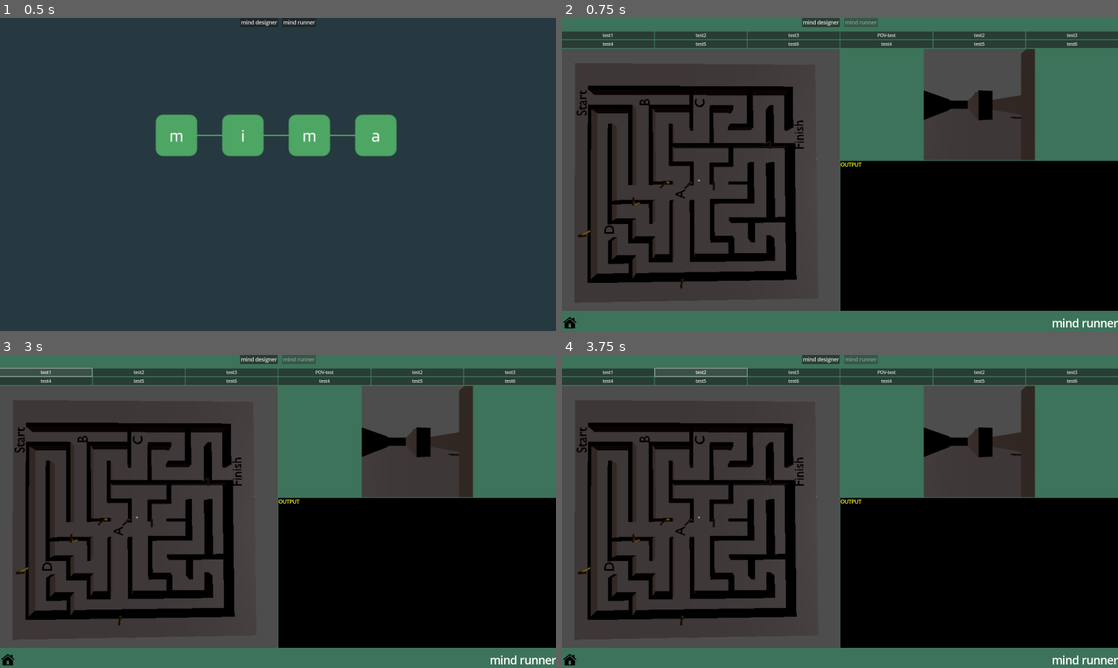
Above: before the commit, frames 1-4 (two rows, left to right).
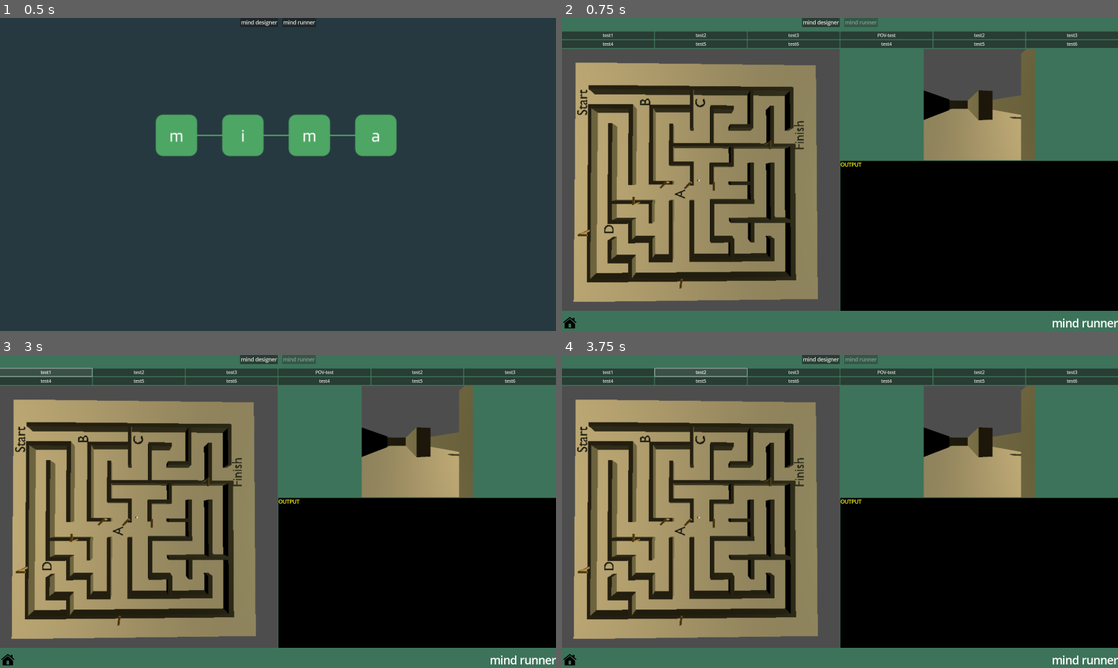
Above: after the commit, the same moments.

Repository: mimavox/mimaclient
Game: Godot game, scene res://screens/main.tscn
Two runs of this game, one before a commit and one after it. Both use one fixed random seed, a clock stepped at 60 frames per second and the inputs below.
Inputs:
- Up to frame 1 (0.5 s): no input
- Up to frame 2 (0.75 s): click "mind runner" at 0.5 s
- Up to frame 3 (3 s): click "mind designer" at 1.25 s; click "mind runner" at 2 s; click "test1" at 2.75 s
- Up to frame 4 (3.75 s): click "test2" at 3.5 s

Frame 1 is identical in both runs. In frame 2, 36% of the frame differs, in the area x 2-86%, y 9-91%; in frame 3, 36%; in frame 4, 36%.

Commit message:
Adjusted light

Diff:
--- a/screens/runner/runner.tscn
+++ b/screens/runner/runner.tscn
@@ -231,6 +231,14 @@
 environment = SubResource("Environment_qc5un")
 
 [node name="DirectionalLight3D" type="DirectionalLight3D" parent="Simulation"]
+transform = Transform3D(1, 0, 0, 0, 1, 0, 0, 0, 1, 0, 2.6069572, 0)
+light_color = Color(1, 1, 0.6745098, 1)
+light_energy = 2.347
+light_indirect_energy = 0.0
+light_volumetric_fog_energy = 1.674
+light_angular_distance = 24.63
+light_specular = 2.516
+shadow_bias = 0.0
 
 [node name="Maze Runner" parent="Simulation" instance=ExtResource("3_7hnt0")]
 transform = Transform3D(0.9995034, -0.00010480574, 0.031514782, 7.5028234e-05, 0.9999996, 0.00094663305, -0.031514883, -0.0009438044, 0.99950296, 0, -0.023761988, -0.10198152)
@@ -238,7 +246,7 @@
 [node name="ENV" type="SubViewport" parent="Simulation"]
 
 [node name="envCamera" type="Camera3D" parent="Simulation/ENV"]
-transform = Transform3D(0.026191514, 0.99960345, -0.010342697, 0.016208047, 0.00992025, 0.99981946, 0.9995256, -0.026354417, -0.015941793, -0.037751794, 6.4061446, 0)
+transform = Transform3D(0.031546734, 0.9994479, -0.010427965, 0.016208045, 0.009920249, 0.99981946, 0.99937093, -0.031710047, -0.015886147, -0.037751794, 6.4061446, 0)
 fov = 86.88929
 
 [node name="CharacterBody3D" type="CharacterBody3D" parent="Simulation"]
